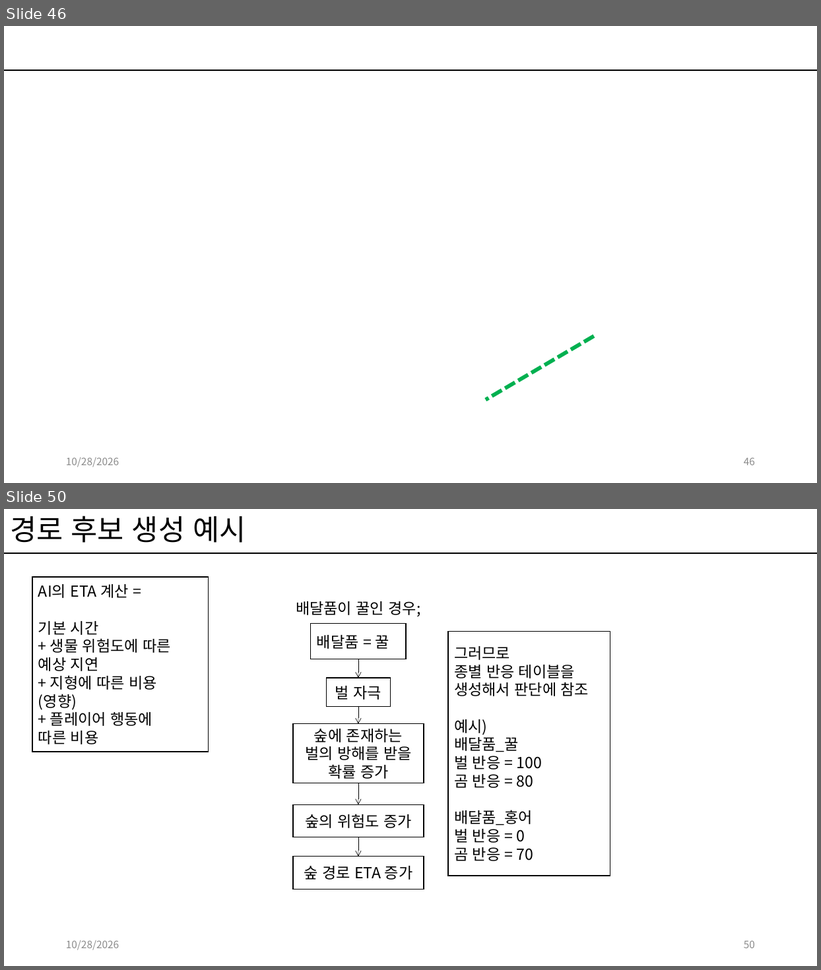
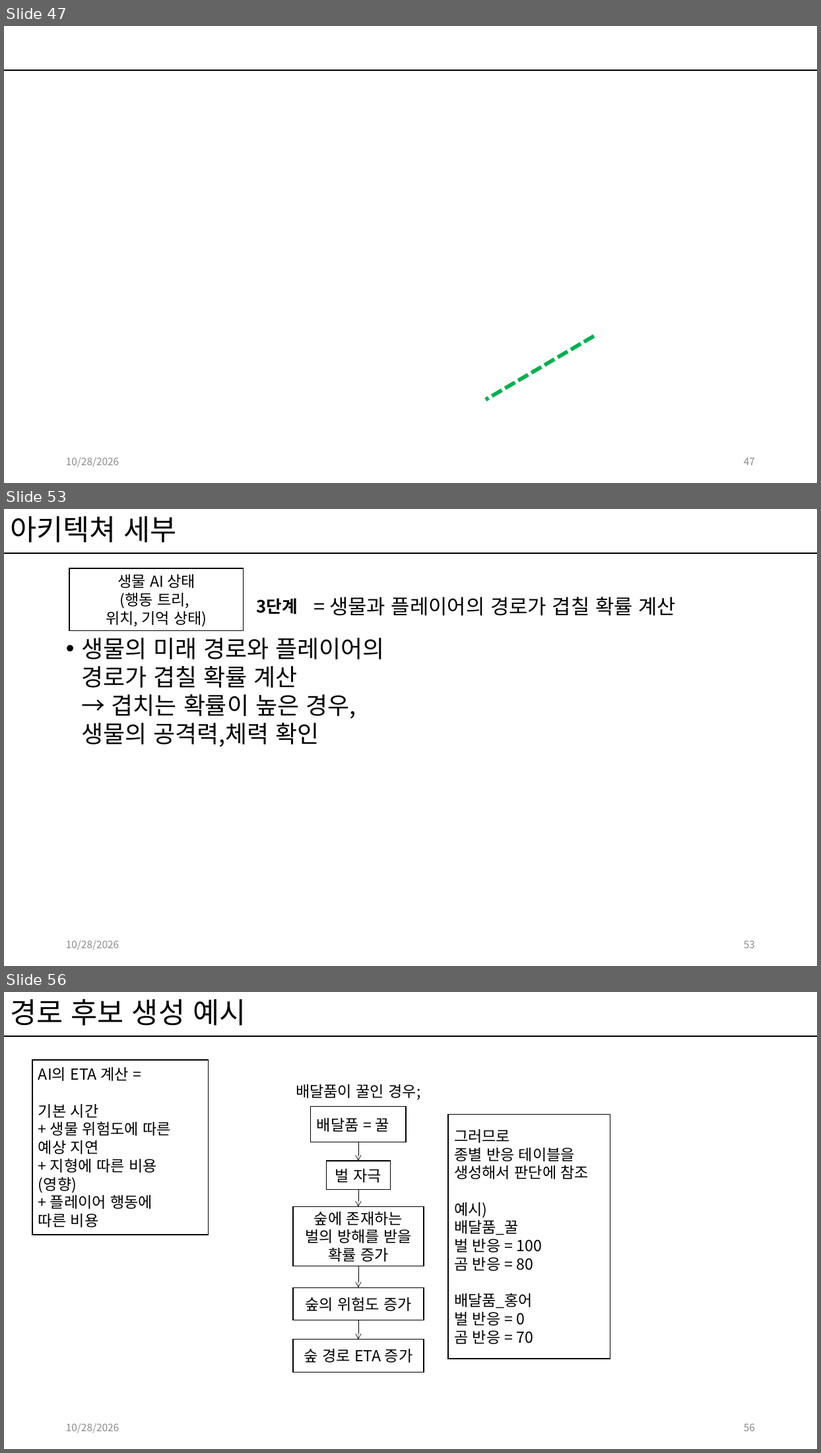
Before and after one commit to kwakyerin/2026_Graduation_Project, a slide deck: documents/HyunahKwon/design/designing/for_teammates/배트와 달트_기획.pptx. Shown one above the other, each under a label of ours: slides 46 and 50 before the commit, slides 47, 53 and 56 after it; the slides between them are not shown. The pictures are 821x970 and 821x1453 pixels, drawn with LibreOffice and Linux fonts; fonts in the diff are those of the drawing. Boxes give left, top, right and bottom in pixels: in the first picture for what was removed or moved away, otherwise in the second. Text is boxed around its words. In the diff, an @@ line names an element or a change of style, - is before the commit and + after.

Commit message:
아키텍쳐 기획 세부 정리 완료
전체 기획서에 위치함, 수정한 페이지는 표시를 해둠

```diff
--- a/documents/HyunahKwon/design/designing/for_teammates/배트와 달트_기획.pptx
+++ b/documents/HyunahKwon/design/designing/for_teammates/배트와 달트_기획.pptx
@@ slide 53 added at (4, 509, 817, 966), background #FFFFFF; not listed: 1 template element that a slide beside it also shows @@
@@ title added at (10, 516, 177, 543), 34 pt, text #000000 @@
+아키텍쳐 세부
@@ rectangle added at (69, 569, 243, 631), fill #FFFFFF, outline #000000 1 pt, 18 pt, text #000000 @@
+생물 AI 상태
+(행동 트리,
+위치, 기억 상태)
@@ text added at (257, 598, 298, 615), 20 pt, text #000000, bold @@
+3단계
@@ text added at (329, 597, 676, 616), 24 pt, text #000000 @@
+= 생물과 플레이어의 경로가 겹칠 확률 계산
@@ text added at (81, 638, 384, 747), 28 pt, text #000000 @@
+• 생물의 미래 경로와 플레이어의 경로가 겹칠 확률 계산
+  → 겹치는 확률이 높은 경우, 생물의 공격력,체력 확인
@@ text added at (66, 941, 119, 951), 12 pt, text #8C8C8C @@
+10/28/2026
@@ page number added at (744, 941, 755, 949), 12 pt, text #8C8C8C @@
+53
@@ what was slide 46 is now slide 47 @@
@@ page number at (744, 458, 755, 466): text changed @@
-46
+47
@@ what was slide 50 is now slide 56 @@
@@ page number at (744, 1424, 755, 1432): text changed @@
-50
+56
```
Also in this commit, not shown: 12 slides changed, 5 other slides added.
